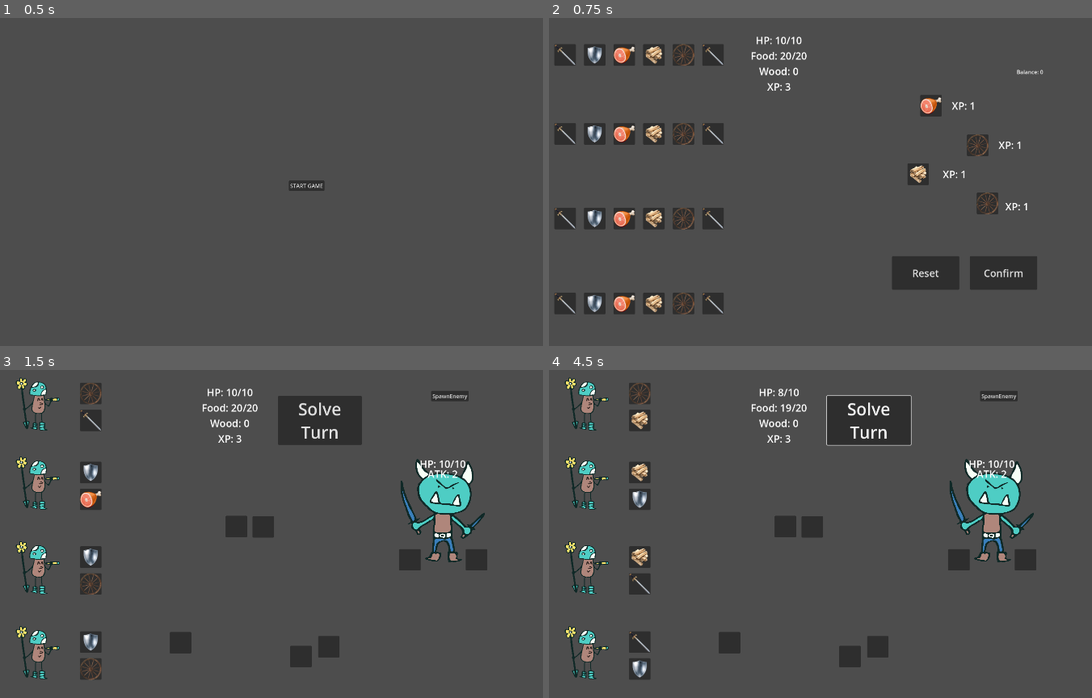
Above: before the commit, frames 1-4 (two rows, left to right).
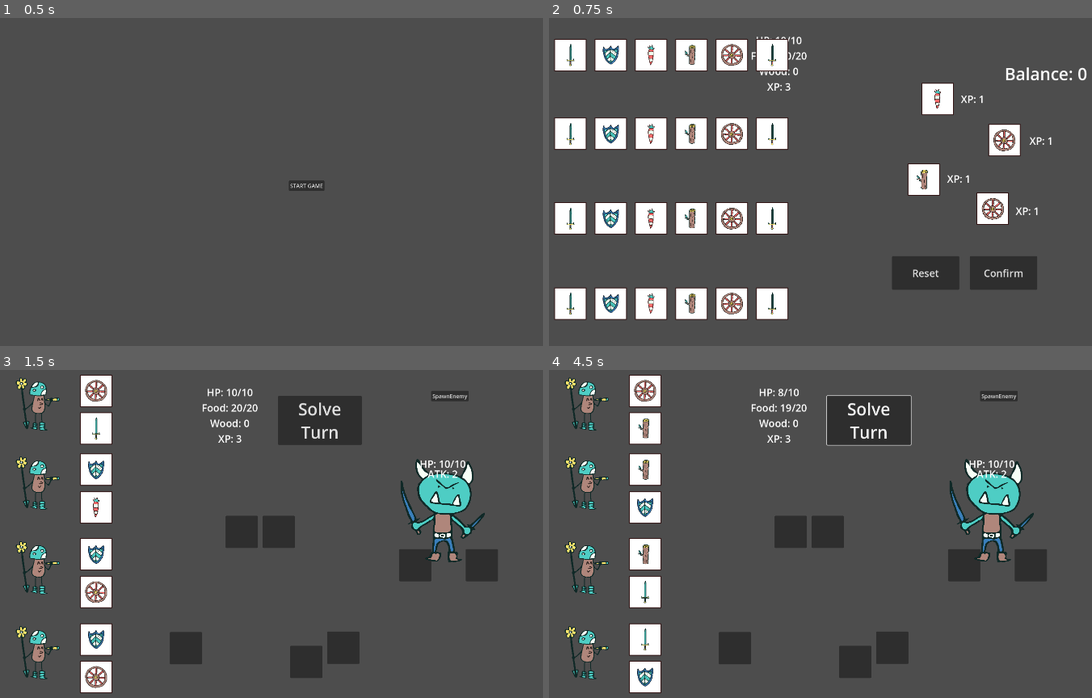
Above: after the commit, the same moments.

Repository: Sugo98/godot-77
Game: Godot game, scene res://game_logic/game_manager.tscn
Same seed, same stepped clock (60 frames per second), same inputs: the game is played once before the commit and once after it.
Inputs:
- Up to frame 1 (0.5 s): no input
- Up to frame 2 (0.75 s): click "START GAME" at 0.5 s
- Up to frame 3 (1.5 s): click "Confirm" at 1.25 s
- Up to frame 4 (4.5 s): click "SpawnEnemy" at 2 s; click "Solve Turn" at 2.75 s; click "SpawnEnemy" at 3.5 s; click "Solve Turn" at 4.25 s

Frame 1 is identical in both runs. In frame 2, 18% of the frame differs, in the area x 0-100%, y 6-93%; in frame 3, 7.1%; in frame 4, 7.2%.

Commit message:
Added dice faces resources

Diff:
--- a/dice_logic/dice.tscn
+++ b/dice_logic/dice.tscn
@@ -23,12 +23,12 @@
 alignment = 1
 
 [node name="PanelContainer" type="PanelContainer" parent="DiceSlots"]
-custom_minimum_size = Vector2(64, 64)
+custom_minimum_size = Vector2(96, 96)
 layout_mode = 2
 script = ExtResource("2_qx407")
 
 [node name="PanelContainer2" type="PanelContainer" parent="DiceSlots"]
-custom_minimum_size = Vector2(64, 64)
+custom_minimum_size = Vector2(96, 96)
 layout_mode = 2
 script = ExtResource("2_qx407")
 
@@ -44,37 +44,37 @@
 theme_override_constants/separation = 24
 
 [node name="PanelContainer" type="PanelContainer" parent="SlotsForMerchants"]
-custom_minimum_size = Vector2(64, 64)
+custom_minimum_size = Vector2(96, 96)
 layout_mode = 2
 script = ExtResource("2_qx407")
 is_shopping = true
 
 [node name="PanelContainer2" type="PanelContainer" parent="SlotsForMerchants"]
-custom_minimum_size = Vector2(64, 64)
+custom_minimum_size = Vector2(96, 96)
 layout_mode = 2
 script = ExtResource("2_qx407")
 is_shopping = true
 
 [node name="PanelContainer3" type="PanelContainer" parent="SlotsForMerchants"]
-custom_minimum_size = Vector2(64, 64)
+custom_minimum_size = Vector2(96, 96)
 layout_mode = 2
 script = ExtResource("2_qx407")
 is_shopping = true
 
 [node name="PanelContainer4" type="PanelContainer" parent="SlotsForMerchants"]
-custom_minimum_size = Vector2(64, 64)
+custom_minimum_size = Vector2(96, 96)
 layout_mode = 2
 script = ExtResource("2_qx407")
 is_shopping = true
 
 [node name="PanelContainer5" type="PanelContainer" parent="SlotsForMerchants"]
-custom_minimum_size = Vector2(64, 64)
+custom_minimum_size = Vector2(96, 96)
 layout_mode = 2
 script = ExtResource("2_qx407")
 is_shopping = true
 
 [node name="PanelContainer6" type="PanelContainer" parent="SlotsForMerchants"]
-custom_minimum_size = Vector2(64, 64)
+custom_minimum_size = Vector2(96, 96)
 layout_mode = 2
 script = ExtResource("2_qx407")
 is_shopping = true
--- a/game_logic/basic_level.tscn
+++ b/game_logic/basic_level.tscn
@@ -34,7 +34,7 @@
 
 [node name="Enemy" type="PanelContainer" parent="EnemyZone/EnemySlots"]
 visible = false
-custom_minimum_size = Vector2(64, 64)
+custom_minimum_size = Vector2(96, 96)
 layout_mode = 0
 offset_left = 62.0
 offset_top = 297.0
@@ -45,7 +45,7 @@
 
 [node name="Enemy2" type="PanelContainer" parent="EnemyZone/EnemySlots"]
 visible = false
-custom_minimum_size = Vector2(64, 64)
+custom_minimum_size = Vector2(96, 96)
 layout_mode = 0
 offset_left = 260.0
 offset_top = 297.0
@@ -56,7 +56,7 @@
 
 [node name="Enemy3" type="PanelContainer" parent="EnemyZone/EnemySlots"]
 visible = false
-custom_minimum_size = Vector2(64, 64)
+custom_minimum_size = Vector2(96, 96)
 layout_mode = 0
 offset_left = 441.0
 offset_top = 297.0
@@ -67,7 +67,7 @@
 
 [node name="Enemy4" type="PanelContainer" parent="EnemyZone/EnemySlots"]
 visible = false
-custom_minimum_size = Vector2(64, 64)
+custom_minimum_size = Vector2(96, 96)
 layout_mode = 0
 offset_left = 642.0
 offset_top = 297.0
@@ -104,7 +104,7 @@
 mouse_filter = 2
 
 [node name="Wood" type="PanelContainer" parent="WoodSlots"]
-custom_minimum_size = Vector2(64, 64)
+custom_minimum_size = Vector2(96, 96)
 layout_mode = 0
 offset_left = 63.0
 offset_top = 58.0
@@ -114,12 +114,12 @@
 type = 3
 
 [node name="Wood2" type="PanelContainer" parent="WoodSlots"]
-custom_minimum_size = Vector2(64, 64)
+custom_minimum_size = Vector2(96, 96)
 layout_mode = 2
-offset_left = 147.0
-offset_top = 96.0
-offset_right = 211.0
-offset_bottom = 160.0
+offset_left = 172.0
+offset_top = 87.0
+offset_right = 268.0
+offset_bottom = 183.0
 script = ExtResource("2_ghtwx")
 type = 3
 
@@ -137,7 +137,7 @@
 mouse_filter = 2
 
 [node name="Food" type="PanelContainer" parent="FoodSlots"]
-custom_minimum_size = Vector2(64, 64)
+custom_minimum_size = Vector2(96, 96)
 layout_mode = 0
 offset_left = 73.0
 offset_top = 107.0
@@ -147,12 +147,12 @@
 type = 2
 
 [node name="Food2" type="PanelContainer" parent="FoodSlots"]
-custom_minimum_size = Vector2(64, 64)
-layout_mode = 0
-offset_left = 156.0
-offset_top = 78.0
-offset_right = 220.0
-offset_bottom = 142.0
+custom_minimum_size = Vector2(96, 96)
+layout_mode = 0
+offset_left = 183.0
+offset_top = 65.0
+offset_right = 279.0
+offset_bottom = 161.0
 script = ExtResource("2_ghtwx")
 type = 2
 
@@ -170,22 +170,22 @@
 mouse_filter = 2
 
 [node name="Road" type="PanelContainer" parent="RoadSlots"]
-custom_minimum_size = Vector2(64, 64)
-layout_mode = 0
-offset_left = 75.0
-offset_top = 68.0
-offset_right = 139.0
-offset_bottom = 132.0
+custom_minimum_size = Vector2(96, 96)
+layout_mode = 0
+offset_left = 71.0
+offset_top = 142.0
+offset_right = 167.0
+offset_bottom = 238.0
 script = ExtResource("2_ghtwx")
 type = 5
 
 [node name="Road2" type="PanelContainer" parent="RoadSlots"]
-custom_minimum_size = Vector2(64, 64)
-layout_mode = 0
-offset_left = 151.0
-offset_top = 67.0
-offset_right = 215.0
-offset_bottom = 131.0
+custom_minimum_size = Vector2(96, 96)
+layout_mode = 0
+offset_left = 178.0
+offset_top = 142.0
+offset_right = 274.0
+offset_bottom = 238.0
 script = ExtResource("2_ghtwx")
 type = 5
 
@@ -203,7 +203,7 @@
 mouse_filter = 2
 
 [node name="Caravan" type="PanelContainer" parent="CaravanSlots"]
-custom_minimum_size = Vector2(64, 64)
+custom_minimum_size = Vector2(96, 96)
 layout_mode = 0
 offset_left = 94.0
 offset_top = 102.0
@@ -213,12 +213,12 @@
 type = 4
 
 [node name="Caravan2" type="PanelContainer" parent="CaravanSlots"]
-custom_minimum_size = Vector2(64, 64)
-layout_mode = 0
-offset_left = 174.0
-offset_top = 103.0
-offset_right = 238.0
-offset_bottom = 167.0
+custom_minimum_size = Vector2(96, 96)
+layout_mode = 0
+offset_left = 204.0
+offset_top = 102.0
+offset_right = 300.0
+offset_bottom = 198.0
 script = ExtResource("2_ghtwx")
 type = 4
 
@@ -250,10 +250,10 @@
 grow_vertical = 2
 
 [node name="RoadLabel" type="Label" parent="."]
-offset_left = 1568.0
-offset_top = 651.0
-offset_right = 1727.0
-offset_bottom = 693.0
+offset_left = 1575.0
+offset_top = 725.0
+offset_right = 1734.0
+offset_bottom = 767.0
 theme_override_font_sizes/font_size = 30
 text = "Distance: 5"
 
--- a/merchant/merchant.tscn
+++ b/merchant/merchant.tscn
@@ -21,27 +21,27 @@
 mouse_filter = 2
 
 [node name="PanelContainer" type="PanelContainer" parent="MerchantSlots"]
-custom_minimum_size = Vector2(64, 64)
+custom_minimum_size = Vector2(96, 96)
 layout_mode = 0
-offset_left = 1152.0
-offset_top = 270.0
-offset_right = 1216.0
-offset_bottom = 334.0
+offset_left = 1156.0
+offset_top = 234.0
+offset_right = 1252.0
+offset_bottom = 330.0
 script = ExtResource("2_3iqb7")
 type = 6
 
 [node name="PanelContainer2" type="PanelContainer" parent="MerchantSlots"]
-custom_minimum_size = Vector2(64, 64)
+custom_minimum_size = Vector2(96, 96)
 layout_mode = 0
-offset_left = 1291.0
-offset_top = 388.0
-offset_right = 1355.0
-offset_bottom = 452.0
+offset_left = 1354.0
+offset_top = 357.0
+offset_right = 1450.0
+offset_bottom = 453.0
 script = ExtResource("2_3iqb7")
 type = 6
 
 [node name="PanelContainer3" type="PanelContainer" parent="MerchantSlots"]
-custom_minimum_size = Vector2(64, 64)
+custom_minimum_size = Vector2(96, 96)
 layout_mode = 0
 offset_left = 1114.0
 offset_top = 474.0
@@ -51,7 +51,7 @@
 type = 6
 
 [node name="PanelContainer4" type="PanelContainer" parent="MerchantSlots"]
-custom_minimum_size = Vector2(64, 64)
+custom_minimum_size = Vector2(96, 96)
 layout_mode = 0
 offset_left = 1320.0
 offset_top = 561.0
@@ -67,42 +67,43 @@
 
 [node name="Label" type="Label" parent="Prices"]
 layout_mode = 0
-offset_left = 1246.0
-offset_top = 281.0
-offset_right = 1290.0
-offset_bottom = 322.0
+offset_left = 1273.0
+offset_top = 261.0
+offset_right = 1317.0
+offset_bottom = 303.0
 theme_override_font_sizes/font_size = 30
 
 [node name="Label2" type="Label" parent="Prices"]
 layout_mode = 0
-offset_left = 1385.0
-offset_top = 398.0
-offset_right = 1429.0
-offset_bottom = 439.0
+offset_left = 1477.0
+offset_top = 385.0
+offset_right = 1521.0
+offset_bottom = 427.0
 theme_override_font_sizes/font_size = 30
 
 [node name="Label3" type="Label" parent="Prices"]
 layout_mode = 0
-offset_left = 1219.0
-offset_top = 485.0
-offset_right = 1263.0
-offset_bottom = 526.0
+offset_left = 1232.0
+offset_top = 498.0
+offset_right = 1276.0
+offset_bottom = 540.0
 theme_override_font_sizes/font_size = 30
 
 [node name="Label4" type="Label" parent="Prices"]
 layout_mode = 0
-offset_left = 1405.0
-offset_top = 581.0
-offset_right = 1449.0
-offset_bottom = 622.0
+offset_left = 1436.0
+offset_top = 594.0
+offset_right = 1480.0
+offset_bottom = 636.0
 theme_override_font_sizes/font_size = 30
 
 [node name="Balance" type="Label" parent="."]
 layout_mode = 0
-offset_left = 1439.0
-offset_top = 190.0
-offset_right = 1604.0
-offset_bottom = 260.0
+offset_left = 1403.0
+offset_top = 172.0
+offset_right = 1568.0
+offset_bottom = 242.0
+theme_override_font_sizes/font_size = 50
 
 [node name="Confirm" type="Button" parent="."]
 layout_mode = 0
--- /dev/null
+++ b/resources/dice_faces/alembic.tres
@@ -0,0 +1,24 @@
+[gd_resource type="Resource" script_class="FaceData" load_steps=3 format=3 uid="uid://ccg8o7bml3mqp"]
+
+[ext_resource type="Script" path="res://resources/dice_faces/face_data.gd" id="1_o8wsh"]
+[ext_resource type="Texture2D" uid="uid://di4dif5mvbeol" path="res://assets/dice_faces/dado spada1.png" id="2_5hk7g"]
+
+[resource]
+script = ExtResource("1_o8wsh")
+name = "Sword 1"
+description = "Deals 1 damage"
+texture = ExtResource("2_5hk7g")
+character_class = 0
+xp_cost = 1
+sword = 1
+shield = 0
+food = 0
+wood = 0
+wheel = 0
+fire_ball = 0
+smoke = 0
+jolly = 0
+spikes = 0
+stun = false
+wall_ice = false
+wood_discount = false
--- /dev/null
+++ b/resources/dice_faces/animal_companion.tres
@@ -0,0 +1,25 @@
+[gd_resource type="Resource" script_class="FaceData" load_steps=3 format=3 uid="uid://bmpo4kp5p1sa2"]
+
+[ext_resource type="Script" path="res://resources/dice_faces/face_data.gd" id="1_p55gp"]
+[ext_resource type="Texture2D" uid="uid://drqc3t8qfbk7t" path="res://assets/dice_faces/dado amici animali.png" id="2_8onyq"]
+
+[resource]
+script = ExtResource("1_p55gp")
+name = "Animal Companion"
+description = "Deals 1 damage and recovers 1 food
+"
+texture = ExtResource("2_8onyq")
+character_class = 3
+xp_cost = 2
+sword = 1
+shield = 0
+food = 1
+wood = 0
+wheel = 0
+fire_ball = 0
+smoke = 0
+jolly = 0
+spikes = 0
+stun = false
+wall_ice = false
+wood_discount = false
--- /dev/null
+++ b/resources/dice_faces/fireball.tres
@@ -0,0 +1,24 @@
+[gd_resource type="Resource" script_class="FaceData" load_steps=3 format=3 uid="uid://die51sm74wnvd"]
+
+[ext_resource type="Script" path="res://resources/dice_faces/face_data.gd" id="1_gkwpj"]
+[ext_resource type="Texture2D" uid="uid://co7qaut5rghjb" path="res://assets/dice_faces/dado teschio di fuoco.png" id="2_n8lew"]
+
+[resource]
+script = ExtResource("1_gkwpj")
+name = "Fireball"
+description = "A powerful spell: deals 1 damage toe ach opponent"
+texture = ExtResource("2_n8lew")
+character_class = 2
+xp_cost = 2
+sword = 0
+shield = 0
+food = 0
+wood = 0
+wheel = 0
+fire_ball = 1
+smoke = 0
+jolly = 0
+spikes = 0
+stun = false
+wall_ice = false
+wood_discount = false
--- a/resources/dice_faces/food.tres
+++ b/resources/dice_faces/food.tres
@@ -1,18 +1,24 @@
 [gd_resource type="Resource" script_class="FaceData" load_steps=3 format=3 uid="uid://lwygecyvymak"]
 
 [ext_resource type="Script" path="res://resources/dice_faces/face_data.gd" id="1_m27fq"]
-[ext_resource type="Texture2D" uid="uid://cm2e8eatgk5dw" path="res://assets/dice_faces/food.png" id="2_un45i"]
+[ext_resource type="Texture2D" uid="uid://dlrh71outmgb" path="res://assets/dice_faces/dado radici.png" id="2_5le7y"]
 
 [resource]
 script = ExtResource("1_m27fq")
-name = "food1"
-description = ""
-texture = ExtResource("2_un45i")
+name = "Food1"
+description = "Recovers 1 food"
+texture = ExtResource("2_5le7y")
 character_class = 0
+xp_cost = 1
 sword = 0
 shield = 0
 food = 1
 wood = 0
 wheel = 0
-xp_cost = 1
-special_effect = Callable()
+fire_ball = 0
+smoke = 0
+jolly = 0
+spikes = 0
+stun = false
+wall_ice = false
+wood_discount = false
--- a/resources/dice_faces/shield.tres
+++ b/resources/dice_faces/shield.tres
@@ -1,13 +1,13 @@
 [gd_resource type="Resource" script_class="FaceData" load_steps=3 format=3 uid="uid://bif1yeu2j1v60"]
 
 [ext_resource type="Script" path="res://resources/dice_faces/face_data.gd" id="1_h6r7e"]
-[ext_resource type="Texture2D" uid="uid://cfvweassj8opx" path="res://assets/dice_faces/shield.png" id="2_e4uhs"]
+[ext_resource type="Texture2D" uid="uid://deb77xweywh36" path="res://assets/dice_faces/dado scudo.png" id="2_ctpkn"]
 
 [resource]
 script = ExtResource("1_h6r7e")
-name = "shield 1"
+name = "Shield 1"
 description = "Protects from 1 damage"
-texture = ExtResource("2_e4uhs")
+texture = ExtResource("2_ctpkn")
 character_class = 0
 xp_cost = 1
 sword = 0
--- a/resources/dice_faces/sword.tres
+++ b/resources/dice_faces/sword.tres
@@ -1,13 +1,13 @@
 [gd_resource type="Resource" script_class="FaceData" load_steps=3 format=3 uid="uid://y2p3ya5exgod"]
 
 [ext_resource type="Script" path="res://resources/dice_faces/face_data.gd" id="1_kgj4m"]
-[ext_resource type="Texture2D" uid="uid://b282bf5nf1bg8" path="res://assets/dice_faces/sword.png" id="2_ptka7"]
+[ext_resource type="Texture2D" uid="uid://di4dif5mvbeol" path="res://assets/dice_faces/dado spada1.png" id="2_npc46"]
 
 [resource]
 script = ExtResource("1_kgj4m")
-name = "sword 1"
+name = "Sword 1"
 description = "Deals 1 damage"
-texture = ExtResource("2_ptka7")
+texture = ExtResource("2_npc46")
 character_class = 0
 xp_cost = 1
 sword = 1
--- /dev/null
+++ b/resources/dice_faces/sword2.tres
@@ -0,0 +1,24 @@
+[gd_resource type="Resource" script_class="FaceData" load_steps=3 format=3 uid="uid://hlmlxhtcunna"]
+
+[ext_resource type="Script" path="res://resources/dice_faces/face_data.gd" id="1_upy1j"]
+[ext_resource type="Texture2D" uid="uid://npn6bvle2m4i" path="res://assets/dice_faces/dado spada2.png" id="2_4k8r4"]
+
+[resource]
+script = ExtResource("1_upy1j")
+name = "Sword 2"
+description = "Deals 2 damages"
+texture = ExtResource("2_4k8r4")
+character_class = 0
+xp_cost = 2
+sword = 2
+shield = 0
+food = 0
+wood = 0
+wheel = 0
+fire_ball = 0
+smoke = 0
+jolly = 0
+spikes = 0
+stun = false
+wall_ice = false
+wood_discount = false
--- /dev/null
+++ b/resources/dice_faces/sword3.tres
@@ -0,0 +1,24 @@
+[gd_resource type="Resource" script_class="FaceData" load_steps=3 format=3 uid="uid://dv7r2eahlakin"]
+
+[ext_resource type="Script" path="res://resources/dice_faces/face_data.gd" id="1_cnmv5"]
+[ext_resource type="Texture2D" uid="uid://i0hf2fbf7sxn" path="res://assets/dice_faces/dado spada3.png" id="2_2aa1e"]
+
+[resource]
+script = ExtResource("1_cnmv5")
+name = "Sword 3"
+description = "Deals 3 damage"
+texture = ExtResource("2_2aa1e")
+character_class = 0
+xp_cost = 3
+sword = 3
+shield = 0
+food = 0
+wood = 0
+wheel = 0
+fire_ball = 0
+smoke = 0
+jolly = 0
+spikes = 0
+stun = false
+wall_ice = false
+wood_discount = false
--- /dev/null
+++ b/resources/dice_faces/sword_shield.tres
@@ -0,0 +1,24 @@
+[gd_resource type="Resource" script_class="FaceData" load_steps=3 format=3 uid="uid://dmguvvdxbnuye"]
+
+[ext_resource type="Script" path="res://resources/dice_faces/face_data.gd" id="1_akjiu"]
+[ext_resource type="Texture2D" uid="uid://jgs4lnb3bdqm" path="res://assets/dice_faces/dado spada scudo.png" id="2_rbn4o"]
+
+[resource]
+script = ExtResource("1_akjiu")
+name = "Sword & Shield 1"
+description = "Can be used as a Sword or as a Shield"
+texture = ExtResource("2_rbn4o")
+character_class = 0
+xp_cost = 2
+sword = 1
+shield = 1
+food = 0
+wood = 0
+wheel = 0
+fire_ball = 0
+smoke = 0
+jolly = 0
+spikes = 0
+stun = false
+wall_ice = false
+wood_discount = false
--- a/resources/dice_faces/wheel.tres
+++ b/resources/dice_faces/wheel.tres
@@ -1,18 +1,24 @@
 [gd_resource type="Resource" script_class="FaceData" load_steps=3 format=3 uid="uid://ba1460x2hqnym"]
 
 [ext_resource type="Script" path="res://resources/dice_faces/face_data.gd" id="1_vkryp"]
-[ext_resource type="Texture2D" uid="uid://0rm36mk3ibqa" path="res://assets/dice_faces/wheel.png" id="2_js376"]
+[ext_resource type="Texture2D" uid="uid://bbuoll14l320o" path="res://assets/dice_faces/dado ruota.png" id="2_ptkg0"]
 
 [resource]
 script = ExtResource("1_vkryp")
-name = "wheel1"
-description = ""
-texture = ExtResource("2_js376")
+name = "Wheel 1"
+description = "Advances of 1 on the road"
+texture = ExtResource("2_ptkg0")
 character_class = 0
+xp_cost = 1
 sword = 0
 shield = 0
 food = 0
 wood = 0
 wheel = 1
-xp_cost = 1
-special_effect = Callable()
+fire_ball = 0
+smoke = 0
+jolly = 0
+spikes = 0
+stun = false
+wall_ice = false
+wood_discount = false
--- a/resources/dice_faces/wood.tres
+++ b/resources/dice_faces/wood.tres
@@ -1,18 +1,24 @@
 [gd_resource type="Resource" script_class="FaceData" load_steps=3 format=3 uid="uid://cum5nexpjpays"]
 
 [ext_resource type="Script" path="res://resources/dice_faces/face_data.gd" id="1_x7gff"]
-[ext_resource type="Texture2D" uid="uid://dlkr8qcjtufl6" path="res://assets/dice_faces/wood.png" id="2_o34hm"]
+[ext_resource type="Texture2D" uid="uid://cjrx5phwusyst" path="res://assets/dice_faces/dado tronco1.png" id="2_cxglx"]
 
 [resource]
 script = ExtResource("1_x7gff")
-name = "sword 1"
-description = "Deals 1 damage"
-texture = ExtResource("2_o34hm")
+name = "Wood 1"
+description = "Recovers 1 wood"
+texture = ExtResource("2_cxglx")
 character_class = 0
+xp_cost = 1
 sword = 0
 shield = 0
 food = 0
 wood = 1
 wheel = 0
-xp_cost = 1
-special_effect = Callable()
+fire_ball = 0
+smoke = 0
+jolly = 0
+spikes = 0
+stun = false
+wall_ice = false
+wood_discount = false
Binary file added: assets/dice_faces/dado alambicco.png
Not shown, added: assets/dice_faces/dado alambicco.png.import
Binary file added: assets/dice_faces/dado amici animali.png
Not shown, added: assets/dice_faces/dado amici animali.png.import
Binary file added: assets/dice_faces/dado cupcake1.png
Not shown, added: assets/dice_faces/dado cupcake1.png.import
Binary file added: assets/dice_faces/dado golden axe.png
Not shown, added: assets/dice_faces/dado golden axe.png.import
Binary file added: assets/dice_faces/dado radici - 64x64.png
Not shown, added: assets/dice_faces/dado radici - 64x64.png.import
Not shown, added: assets/dice_faces/dado radici - Copia.png.import
Binary file added: assets/dice_faces/dado radici.png
(and 37 more such lines)
